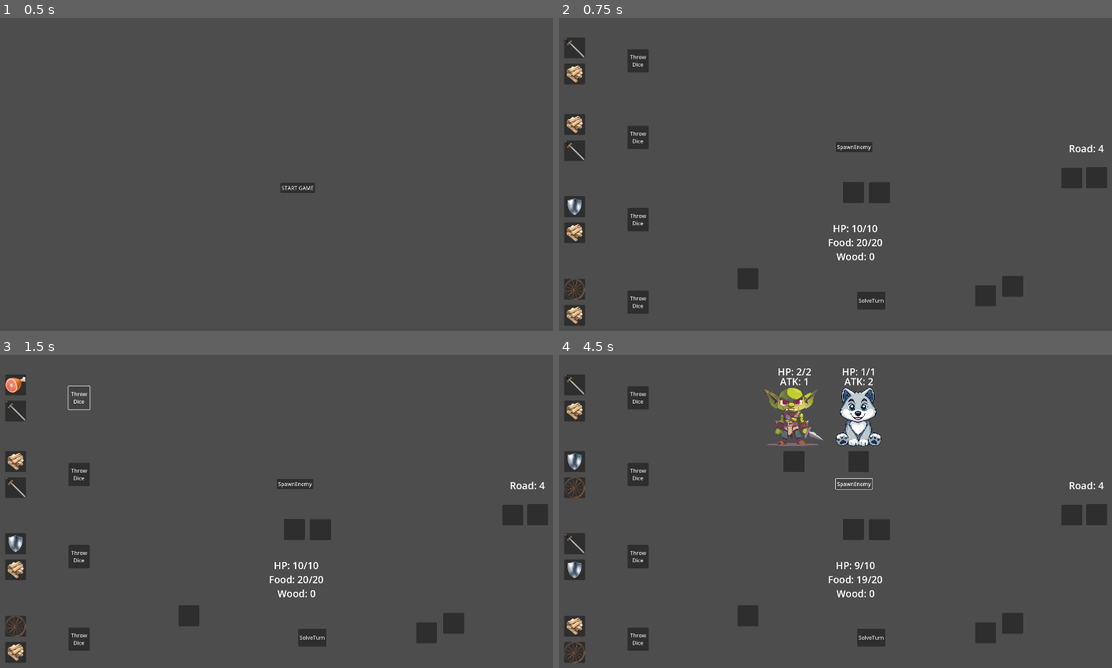
Above: before the commit, frames 1-4 (two rows, left to right).
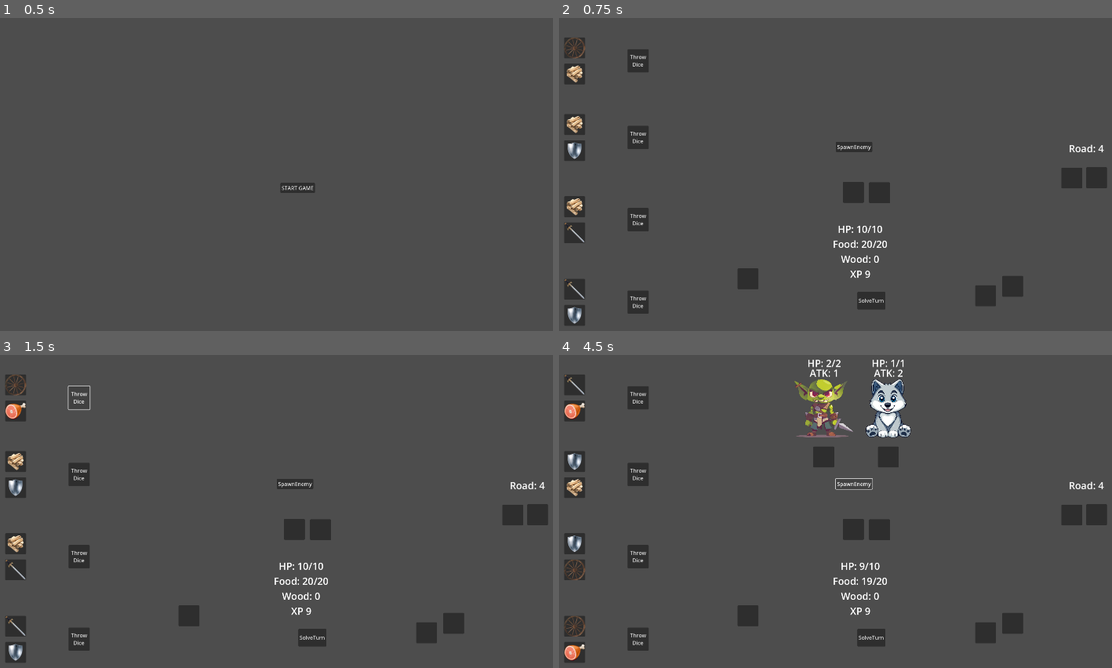
Above: after the commit, the same moments.

Repository: Sugo98/godot-77
Game: Godot game, scene res://game_logic/game_manager.tscn
The game is run twice, just before and just after one commit, with the same random seed, the same clock (stepped at 60 frames per second) and the same inputs.
Inputs:
- Up to frame 1 (0.5 s): no input
- Up to frame 2 (0.75 s): click "START GAME" at 0.5 s
- Up to frame 3 (1.5 s): click "Throw Dice" at 1.25 s
- Up to frame 4 (4.5 s): click "SpawnEnemy" at 2 s; click "SolveTurn" at 2.75 s; click "Throw Dice" at 3.5 s; click "SpawnEnemy" at 4.25 s

Frame 1 is identical in both runs. In frame 2, 1.1% of the frame differs, in the area x 0-60%, y 6-98%; in frame 3, 1.3%; in frame 4, 6.3%, in the area x 0-64%, y 1-99%.

Commit message:
game logic diagram

Diff:
--- a/game_logic/basic_level.tscn
+++ b/game_logic/basic_level.tscn
@@ -30,10 +30,10 @@
 visible = false
 custom_minimum_size = Vector2(64, 64)
 layout_mode = 0
-offset_left = 736.0
-offset_top = 314.0
-offset_right = 800.0
-offset_bottom = 378.0
+offset_left = 827.0
+offset_top = 300.0
+offset_right = 891.0
+offset_bottom = 364.0
 script = ExtResource("2_ghtwx")
 type = 1
 
@@ -41,10 +41,10 @@
 visible = false
 custom_minimum_size = Vector2(64, 64)
 layout_mode = 0
-offset_left = 934.0
-offset_top = 314.0
-offset_right = 998.0
-offset_bottom = 378.0
+offset_left = 1025.0
+offset_top = 300.0
+offset_right = 1089.0
+offset_bottom = 364.0
 script = ExtResource("2_ghtwx")
 type = 1
 
@@ -52,23 +52,37 @@
 visible = false
 custom_minimum_size = Vector2(64, 64)
 layout_mode = 0
-offset_left = 1115.0
-offset_top = 317.0
-offset_right = 1179.0
-offset_bottom = 381.0
+offset_left = 1206.0
+offset_top = 300.0
+offset_right = 1270.0
+offset_bottom = 364.0
+script = ExtResource("2_ghtwx")
+type = 1
+
+[node name="Enemy4" type="PanelContainer" parent="EnemyZone/EnemySlots"]
+visible = false
+custom_minimum_size = Vector2(64, 64)
+layout_mode = 0
+offset_left = 639.0
+offset_top = 300.0
+offset_right = 703.0
+offset_bottom = 364.0
 script = ExtResource("2_ghtwx")
 type = 1
 
 [node name="EnemyPivots" type="Node2D" parent="EnemyZone"]
 
 [node name="Pivot1" type="Marker2D" parent="EnemyZone/EnemyPivots"]
-position = Vector2(769, 266)
+position = Vector2(860, 240)
 
 [node name="Pivot2" type="Marker2D" parent="EnemyZone/EnemyPivots"]
-position = Vector2(966, 266)
+position = Vector2(1057, 240)
 
 [node name="Pivot3" type="Marker2D" parent="EnemyZone/EnemyPivots"]
-position = Vector2(1145, 268)
+position = Vector2(1236, 240)
+
+[node name="Pivot4" type="Marker2D" parent="EnemyZone/EnemyPivots"]
+position = Vector2(669, 240)
 
 [node name="WoodSlots" type="Control" parent="."]
 layout_mode = 3
--- a/game_logic/basic_level_logic.gd
+++ b/game_logic/basic_level_logic.gd
@@ -1,4 +1,6 @@
 class_name LevelLogic extends Node
+
+var game_manager : GameManager
 
 @onready var enemy_slots_container : Control = $EnemyZone/EnemySlots
 @onready var enemy_pivots_container: Node2D = $EnemyZone/EnemyPivots
@@ -22,6 +24,10 @@
 
 var data : LevelData
 var road : int
+
+func init(d : LevelData):
+	data = d
+	road = data.length_of_the_road
 
 func _ready() -> void:
 	fill_array()
@@ -58,14 +64,6 @@
 	for slot in slots_container.get_children():
 		array.append( slot as DiceSlot)
 	return array
-
-func init(d : LevelData):
-	data = d
-	road = data.length_of_the_road
-
-# Called every frame. 'delta' is the elapsed time since the previous frame.
-func _process(_delta: float) -> void:
-	pass
 
 func debug_spawn_enemy():
 	spawn_enemy()
@@ -152,7 +150,7 @@
 		next_level()
 
 func next_level():
-	print("Next Level")
+	game_manager.go_to_next_level()
 
 func reset_turn():
 	heroes_manager.reset_turn()
--- a/game_logic/game_manager.gd
+++ b/game_logic/game_manager.gd
@@ -40,4 +40,9 @@
 	var level : LevelLogic = level_scene.instantiate()
 	level.init(data)
 	level.heroes_manager = heroes_manager
+	level.game_manager = self
 	main_canvas.add_child(level)
+	heroes_manager.prepare_for_level()
+
+func go_to_next_level():
+	pass
--- a/game_logic/game_manager.tscn
+++ b/game_logic/game_manager.tscn
@@ -3,7 +3,7 @@
 [ext_resource type="Script" path="res://game_logic/game_manager.gd" id="1_176oy"]
 [ext_resource type="PackedScene" uid="uid://c5mfo6eaopvch" path="res://game_logic/main_menu.tscn" id="2_he43h"]
 [ext_resource type="PackedScene" uid="uid://tkb6vimwhpij" path="res://game_logic/basic_level.tscn" id="3_7l85e"]
-[ext_resource type="PackedScene" uid="uid://ojh8x0lm12fe" path="res://game_logic/heroes_pary.tscn" id="4_jdtd5"]
+[ext_resource type="PackedScene" uid="uid://ojh8x0lm12fe" path="res://game_logic/heroes_party.tscn" id="4_jdtd5"]
 
 [node name="GameManager" type="Node" node_paths=PackedStringArray("main_canvas")]
 script = ExtResource("1_176oy")
--- a/game_logic/heroes_pary.tscn
+++ b/game_logic/heroes_party.tscn
@@ -4,7 +4,7 @@
 [ext_resource type="PackedScene" uid="uid://d10hgb5arwxkb" path="res://game_logic/heros_ui.tscn" id="2_1v2m8"]
 [ext_resource type="PackedScene" uid="uid://e3w2l0sl2g7m" path="res://dice_logic/dice.tscn" id="3_q2okv"]
 
-[node name="HeroesPary" type="Node" node_paths=PackedStringArray("heroes_ui", "heroes_container")]
+[node name="HeroesParty" type="Node" node_paths=PackedStringArray("heroes_ui", "heroes_container")]
 script = ExtResource("1_6rxhw")
 max_health = 10
 max_food = 20
@@ -14,35 +14,35 @@
 repair_cost = 2
 
 [node name="HeroesUI" parent="." instance=ExtResource("2_1v2m8")]
-offset_left = -167.0
-offset_top = 103.0
-offset_right = 159.0
-offset_bottom = 231.0
+offset_left = 808.0
+offset_top = 645.0
+offset_right = 1134.0
+offset_bottom = 825.0
 
 [node name="Heroes" type="Node" parent="."]
 
-[node name="Dice" parent="Heroes" instance=ExtResource("3_q2okv")]
+[node name="Fighter" parent="Heroes" instance=ExtResource("3_q2okv")]
 offset_left = 64.0
 offset_top = 55.0
 offset_right = 64.0
 offset_bottom = 247.0
 character_class = 1
 
-[node name="Dice2" parent="Heroes" instance=ExtResource("3_q2okv")]
+[node name="Wizard" parent="Heroes" instance=ExtResource("3_q2okv")]
 offset_left = 64.0
 offset_top = 290.0
 offset_right = 64.0
 offset_bottom = 482.0
 character_class = 2
 
-[node name="Dice3" parent="Heroes" instance=ExtResource("3_q2okv")]
+[node name="Ranger" parent="Heroes" instance=ExtResource("3_q2okv")]
 offset_left = 64.0
 offset_top = 542.0
 offset_right = 64.0
 offset_bottom = 734.0
 character_class = 3
 
-[node name="Dice4" parent="Heroes" instance=ExtResource("3_q2okv")]
+[node name="MasterMind" parent="Heroes" instance=ExtResource("3_q2okv")]
 offset_left = 64.0
 offset_top = 795.0
 offset_right = 64.0
--- a/game_logic/heros_ui.tscn
+++ b/game_logic/heros_ui.tscn
@@ -2,64 +2,32 @@
 
 [ext_resource type="Script" path="res://game_logic/heros_ui.gd" id="1_g3g64"]
 
-[node name="HerosUI" type="Control"]
+[node name="HerosUI" type="VBoxContainer"]
 custom_minimum_size = Vector2(50, 50)
-layout_mode = 3
-anchors_preset = 8
-anchor_left = 0.5
-anchor_top = 0.5
-anchor_right = 0.5
-anchor_bottom = 0.5
-offset_left = -960.0
-offset_top = -540.0
-offset_right = -560.0
-offset_bottom = -400.0
-grow_horizontal = 2
-grow_vertical = 2
+offset_right = 400.0
+offset_bottom = 180.0
 script = ExtResource("1_g3g64")
 
 [node name="Health" type="Label" parent="."]
-layout_mode = 1
-anchors_preset = 5
-anchor_left = 0.5
-anchor_right = 0.5
-offset_left = -87.0
-offset_right = 87.0
-offset_bottom = 42.0
-grow_horizontal = 2
+layout_mode = 2
 theme_override_font_sizes/font_size = 30
-text = "Healt: 10/10"
+text = "HP 10/10"
 horizontal_alignment = 1
 
 [node name="Food" type="Label" parent="."]
-layout_mode = 1
-anchors_preset = 8
-anchor_left = 0.5
-anchor_top = 0.5
-anchor_right = 0.5
-anchor_bottom = 0.5
-offset_left = -91.5
-offset_top = -21.0
-offset_right = 91.5
-offset_bottom = 21.0
-grow_horizontal = 2
-grow_vertical = 2
+layout_mode = 2
 theme_override_font_sizes/font_size = 30
 text = "Food: 20 / 20"
 horizontal_alignment = 1
 
 [node name="Wood" type="Label" parent="."]
-layout_mode = 1
-anchors_preset = 7
-anchor_left = 0.5
-anchor_top = 1.0
-anchor_right = 0.5
-anchor_bottom = 1.0
-offset_left = -91.5
-offset_top = -42.0
-offset_right = 91.5
-grow_horizontal = 2
-grow_vertical = 0
+layout_mode = 2
 theme_override_font_sizes/font_size = 30
 text = "Food: 20 / 20"
 horizontal_alignment = 1
+
+[node name="XP" type="Label" parent="."]
+layout_mode = 2
+theme_override_font_sizes/font_size = 30
+text = "XP 9"
+horizontal_alignment = 1
--- a/merchant/dice_merchant.gd
+++ b/merchant/dice_merchant.gd
@@ -1,6 +1,7 @@
 class_name Merchant extends Control
 
 @onready var market_slots: VBoxContainer = $MainCanvas/MarketSlots
+var heroes_manager : HeroesManager
 
 # Called when the node enters the scene tree for the first time.
 func _ready() -> void:
--- a/merchant/dice_merchant.tscn
+++ b/merchant/dice_merchant.tscn
@@ -1,7 +1,6 @@
-[gd_scene load_steps=4 format=3 uid="uid://btf6snukdg0gw"]
+[gd_scene load_steps=3 format=3 uid="uid://btf6snukdg0gw"]
 
 [ext_resource type="Script" path="res://merchant/dice_merchant.gd" id="1_ceqnj"]
-[ext_resource type="PackedScene" uid="uid://e3w2l0sl2g7m" path="res://dice_logic/dice.tscn" id="2_0ytg1"]
 [ext_resource type="Script" path="res://dice_logic/dice_slot.gd" id="3_d6nub"]
 
 [node name="DiceMerchant" type="Control"]
@@ -14,34 +13,6 @@
 script = ExtResource("1_ceqnj")
 
 [node name="MainCanvas" type="CanvasLayer" parent="."]
-
-[node name="Dice" parent="MainCanvas" instance=ExtResource("2_0ytg1")]
-offset_left = 64.0
-offset_top = 55.0
-offset_right = 64.0
-offset_bottom = 247.0
-character_class = 1
-
-[node name="Dice2" parent="MainCanvas" instance=ExtResource("2_0ytg1")]
-offset_left = 64.0
-offset_top = 290.0
-offset_right = 64.0
-offset_bottom = 482.0
-character_class = 2
-
-[node name="Dice3" parent="MainCanvas" instance=ExtResource("2_0ytg1")]
-offset_left = 64.0
-offset_top = 542.0
-offset_right = 64.0
-offset_bottom = 734.0
-character_class = 3
-
-[node name="Dice4" parent="MainCanvas" instance=ExtResource("2_0ytg1")]
-offset_left = 64.0
-offset_top = 795.0
-offset_right = 64.0
-offset_bottom = 987.0
-character_class = 4
 
 [node name="MarketSlots" type="VBoxContainer" parent="MainCanvas"]
 offset_left = 1127.0
--- a/resources/levels/level_data.gd
+++ b/resources/levels/level_data.gd
@@ -3,8 +3,6 @@
 @export var name: String
 @export_multiline var description: String
 @export var back_ground_texture: Texture2D
-
-@export var character_class : Global.CharacterClass
 
 @export_category("Necessary Road")
 @export var length_of_the_road : int
Not shown, added: game_logic.pdf
